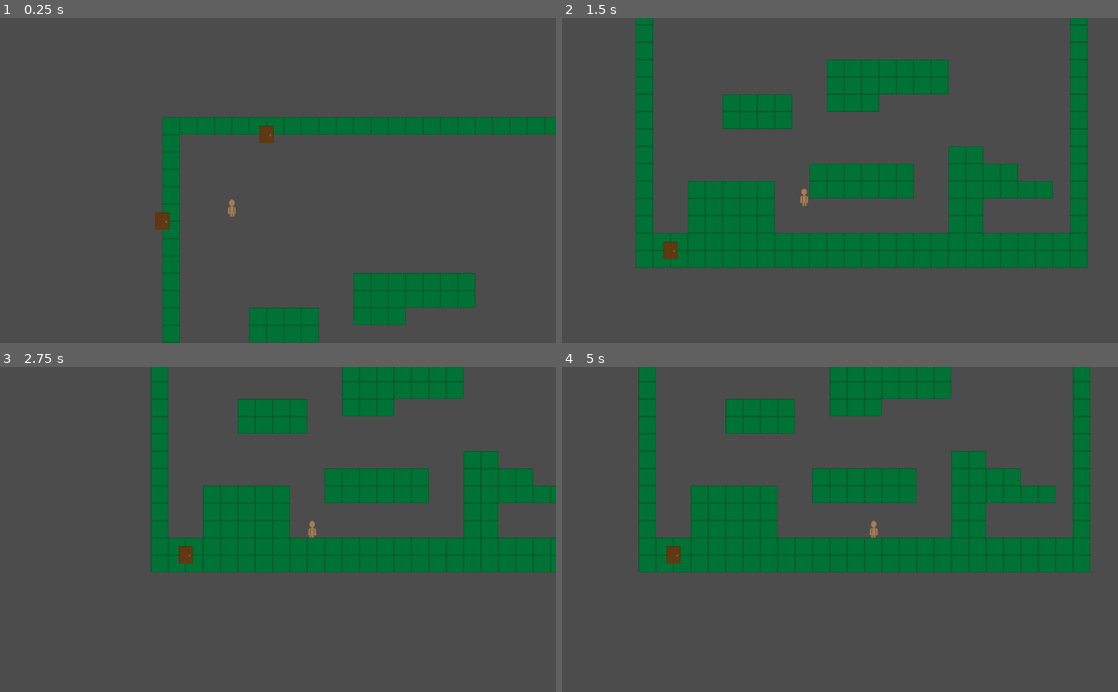
Above: before the commit, frames 1-4 (two rows, left to right).
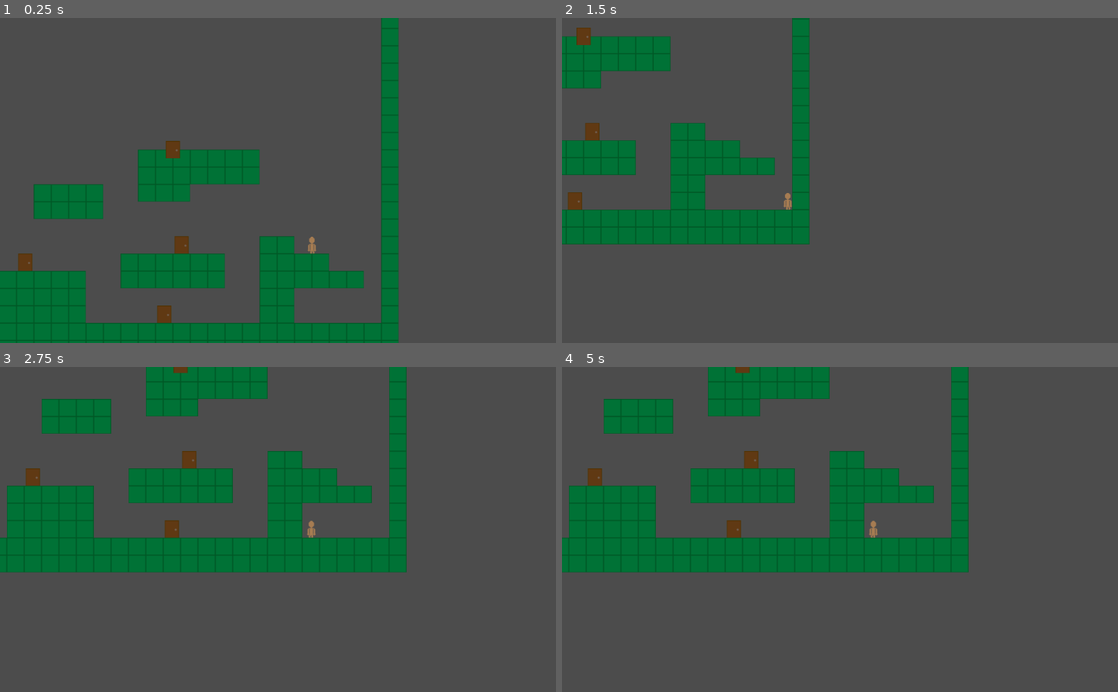
Above: after the commit, the same moments.

Repository: Jantho1990/ld44-janus
Game: Godot game, scene res://screens/MainGame.tscn
Same seed, same stepped clock (60 frames per second), same inputs: the game is played once before the commit and once after it.
Inputs:
- Up to frame 1 (0.25 s): no input
- Up to frame 2 (1.5 s): tap Enter (ui_accept) at 0.5, 0.77 s; hold Right (ui_right) from 0.53 s (still down)
- Up to frame 3 (2.75 s): tap Enter (ui_accept) at 1.52 s; release Right (ui_right) at 2.03 s; hold Left (ui_left) from 2.03 s (still down)
- Up to frame 4 (5 s): release Left (ui_left) at 2.78 s; hold Right (ui_right) 2.78-4.28 s; tap Enter (ui_accept) at 3.02, 3.77, 4.52 s; hold Left (ui_left) from 4.28 s (still down)

The runs differ from the first frame. In frame 1, 24% of the frame differs, in the area x 0-100%, y 0-100%; in frame 2, 32%, in the area x 0-95%, y 0-77%; in frame 3, 26%; in frame 4, 23%.

Commit message:
fixed bug where map spawn always triggered fail threshold

Diff:
--- a/entities/doors/Door.gd
+++ b/entities/doors/Door.gd
@@ -4,7 +4,7 @@
 
 export(int) var map_index = null
 
-const MINIMUM_SPAWN_DISTANCE = 192
+const MINIMUM_SPAWN_DISTANCE = 20
 
 var player_overlap = false
 var current_map_index = null
--- a/entities/doors/PlaceholderDoor/PlaceholderDoor.tscn
+++ b/entities/doors/PlaceholderDoor/PlaceholderDoor.tscn
@@ -8,9 +8,14 @@
 
 [node name="Door" type="Area2D"]
 script = ExtResource( 1 )
+__meta__ = {
+"_edit_group_": true
+}
 
 [node name="Sprite" type="Sprite" parent="."]
 texture = ExtResource( 2 )
+centered = false
 
 [node name="CollisionShape2D" type="CollisionShape2D" parent="."]
+position = Vector2( 16, 16 )
 shape = SubResource( 1 )
--- a/maps/Map.gd
+++ b/maps/Map.gd
@@ -2,7 +2,7 @@
 
 signal map_loaded
 
-const MINIMUM_SPAWN_DISTANCE = 192
+const MINIMUM_SPAWN_DISTANCE = 20
 
 export(int) var min_random_doors = 3
 export(int) var max_random_doors = 5
@@ -102,5 +102,6 @@
 				child._class_name == "Portal" and \
 				pos.distance_to(child.position) < MINIMUM_SPAWN_DISTANCE:
 					return false
-			else:
-				print("SPAWN DISTANCE ", pos.distance_to(child.position), " ", MINIMUM_SPAWN_DISTANCE, " ", (pos.distance_to(child.position) < MINIMUM_SPAWN_DISTANCE))
+#			else:
+#				print("SPAWN DISTANCE ", pos.distance_to(child.position), " ", MINIMUM_SPAWN_DISTANCE, " ", (pos.distance_to(child.position) < MINIMUM_SPAWN_DISTANCE))
+	return true
--- a/maps/test/TestMap2.tscn
+++ b/maps/test/TestMap2.tscn
@@ -1,10 +1,11 @@
-[gd_scene load_steps=6 format=2]
+[gd_scene load_steps=7 format=2]
 
 [ext_resource path="res://maps/Map.gd" type="Script" id=1]
 [ext_resource path="res://tilesets/placeholder/Placeholder.tres" type="TileSet" id=2]
 [ext_resource path="res://maps/TileMap.gd" type="Script" id=3]
 [ext_resource path="res://entities/generators/DoorGenerator/DoorGenerator.tscn" type="PackedScene" id=4]
 [ext_resource path="res://containers/DoorContainer/DoorContainer.tscn" type="PackedScene" id=5]
+[ext_resource path="res://entities/doors/PlaceholderDoor/PlaceholderDoor.tscn" type="PackedScene" id=6]
 
 [node name="Map" type="Node2D"]
 script = ExtResource( 1 )
@@ -21,3 +22,6 @@
 
 [node name="DoorContainer" parent="." instance=ExtResource( 5 )]
 container_id = "DoorTestMap2"
+
+[node name="Door" parent="." instance=ExtResource( 6 )]
+position = Vector2( 336, 240 )
